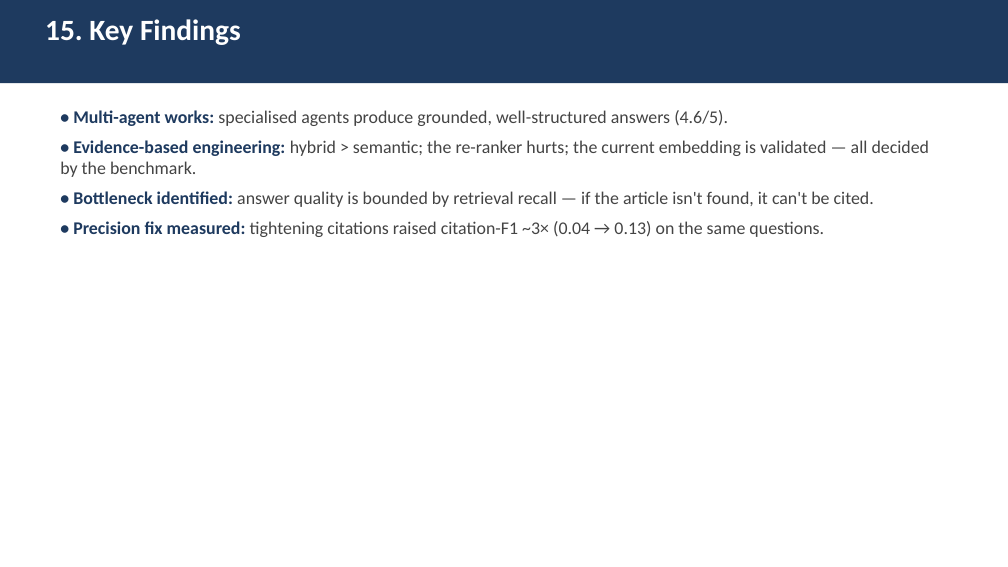
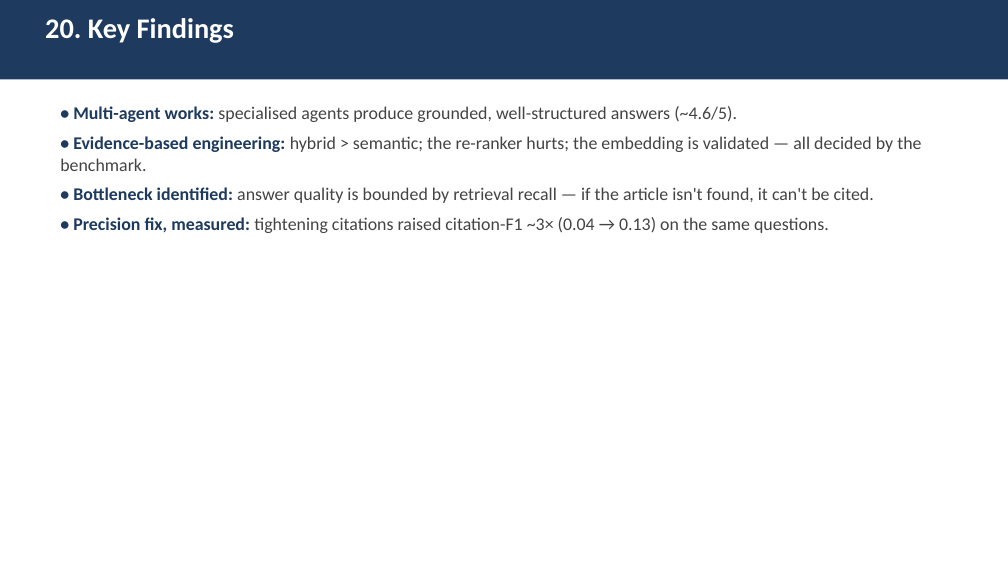
Before and after one commit to MohamadELOssman/legal_ai_agent, a slide deck: slide 23 of Legal_AI_Academic_Presentation.pptx (slide 18 before the commit). Drawn at 1008x567 pixels with LibreOffice and Linux fonts; fonts in the diff are those of the drawing. Boxes give left, top, right and bottom in pixels: in the first picture for what was removed or moved away, otherwise in the second. Text is boxed around its words. In the diff, an @@ line names an element or a change of style, - is before the commit and + after.

Commit message:
Expand academic presentation to 26 slides (prompts, judge, generation, source of truth)
Add dedicated detailed slides with real prompt excerpts:
- How agents are instructed (system prompts) + structured outputs & grounding rules
- Benchmark question generation (grounded process + generation prompt)
- The Evaluator Agent / LLM-as-judge (rubric, reference-free prompt)
- The Source-of-Truth reference answer (why it matters, reference-based prompt, mandatory)
Plus expanded architecture captions and workflow detail.

```diff
--- a/Legal_AI_Academic_Presentation.pptx
+++ b/Legal_AI_Academic_Presentation.pptx
@@ rectangle: place and size @@
-rectangle at (0,0,1008,83)
+rectangle at (0,0,1008,79)
@@ text at (45,18,234,43): text changed; size 28 to 27 pt @@
-15. Key Findings
+20. Key Findings
@@ text at (60,106,921,171): text changed @@
-• Multi-agent works: specialised agents produce grounded, well-structured answers (4.6/5).
-• Evidence-based engineering: hybrid > semantic; the re-ranker hurts; the current embedding is validated — all decided by the benchmark.
+• Multi-agent works: specialised agents produce grounded, well-structured answers (~4.6/5).
+• Evidence-based engineering: hybrid > semantic; the re-ranker hurts; the embedding is validated — all decided by the benchmark.
@@ text at (73,217,829,233): text changed @@
-• Precision fix measured: tightening citations raised citation-F1 ~3× (0.04 → 0.13) on the same questions.
+• Precision fix, measured: tightening citations raised citation-F1 ~3× (0.04 → 0.13) on the same questions.
```
Also in this commit, not shown: 19 other slides changed, 6 slides added, 1 slide removed, 1 other file.
